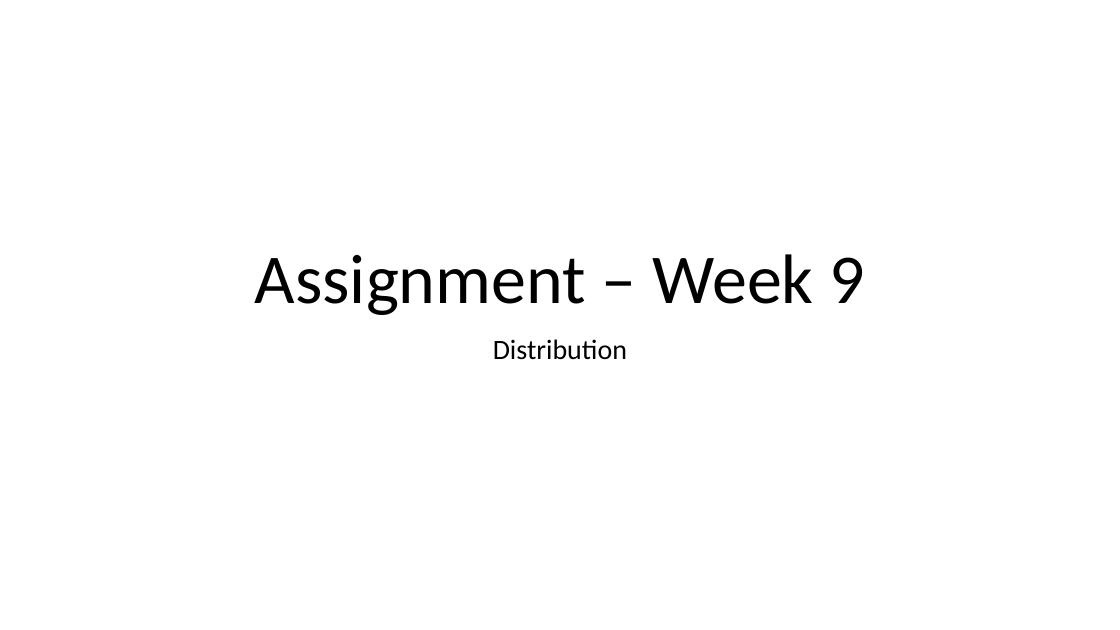
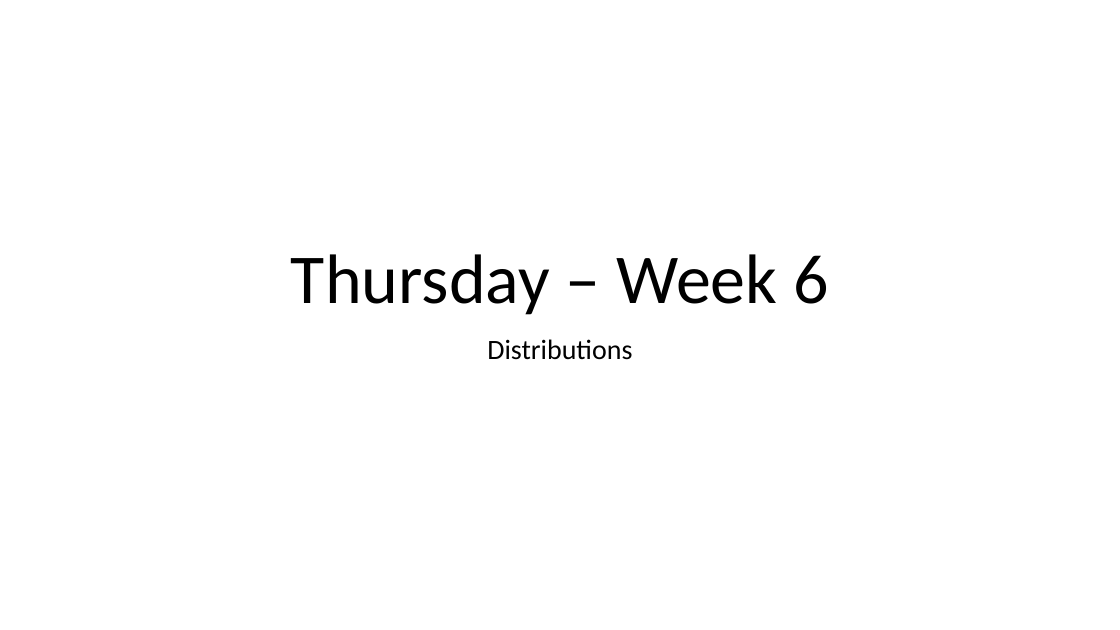
Before and after one commit to VTQuantMethodsEEB/klangwig, a slide deck: slide 1 of lectures/ex6_rev_distributions.pptx. Drawn at 1120x630 pixels with LibreOffice and Linux fonts; fonts in the diff are those of the drawing. Boxes give left, top, right and bottom in pixels: in the first picture for what was removed or moved away, otherwise in the second. Text is boxed around its words. In the diff, an @@ line names an element or a change of style, - is before the commit and + after.

```diff
--- a/lectures/ex6_rev_distributions.pptx
+++ b/lectures/ex6_rev_distributions.pptx
@@ title at <box>291,254,828,315</box>: text changed @@
-Assignment – Week 9
+Thursday – Week 6
@@ subtitle at <box>487,339,632,360</box>: text changed @@
-Distribution
+Distributions
```
Also in this commit, not shown: 1 other slide changed, 1 slide added, 1 slide removed, 13 other files.
